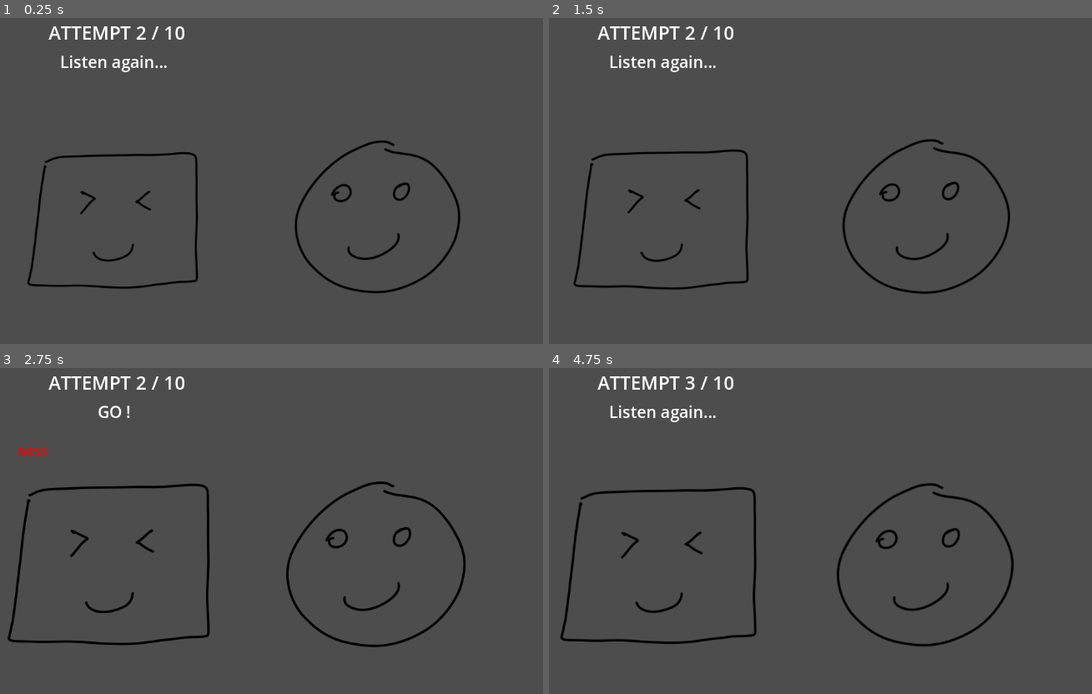
Above: before the commit, frames 1-4 (two rows, left to right).
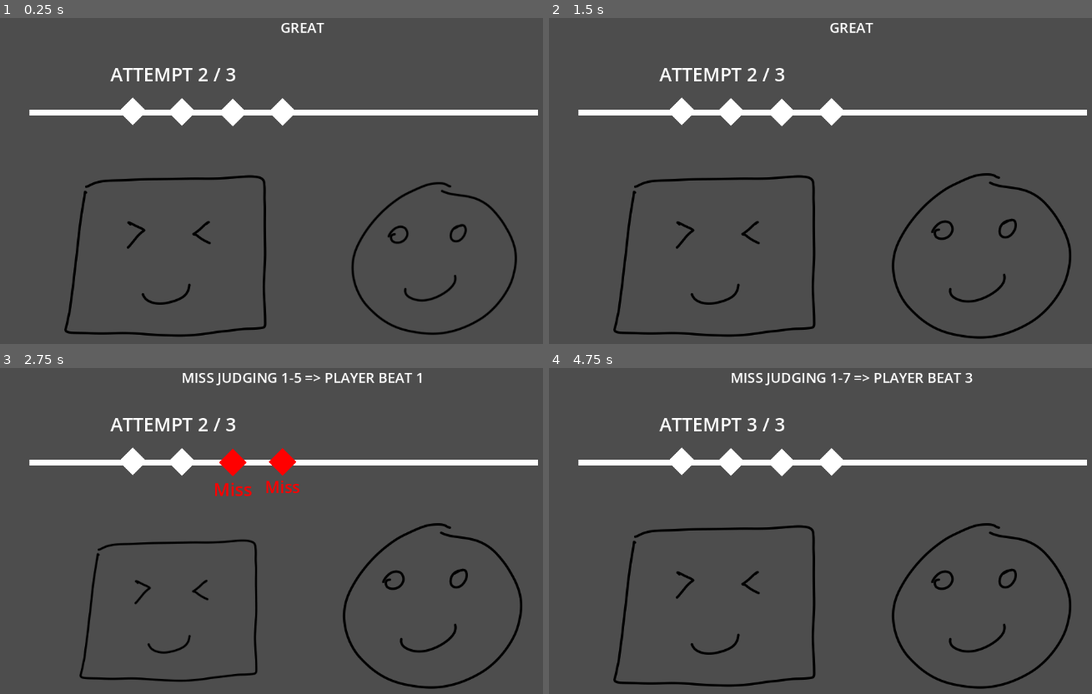
Above: after the commit, the same moments.

Repository: edralzar/gwj-86
Game: Godot game, scene res://scene_1.tscn
Two runs of this game, one before a commit and one after it. Both use one fixed random seed, a clock stepped at 60 frames per second and the inputs below. Sound files missing from this copy of the repository are replaced by a short silence.
Inputs:
- Up to frame 1 (0.25 s): no input
- Up to frame 2 (1.5 s): tap A (Note1) at 0.6 s; tap D (Note2) at 1.35 s
- Up to frame 3 (2.75 s): tap W (Note3) at 2.1 s
- Up to frame 4 (4.75 s): tap S (Note4) at 2.85 s; tap A (Note1) at 3.6 s; tap D (Note2) at 4.35 s

The runs differ from the first frame. In frame 1, 7.5% of the frame differs, in the area x 4-100%, y 1-98%; in frame 2, 7.7%; in frame 3, 8.4%; in frame 4, 8.5%, in the area x 1-100%, y 1-99%.

Commit message:
Refactor beat lambda, use NoteMarker

Diff:
--- a/node_2d.gd
+++ b/node_2d.gd
@@ -1,7 +1,6 @@
 extends Node2D
 
 @onready var r: RhythmNotifier = $RhythmNotifier
-@onready var guide: Label = $GuideLabel
 @onready var progress: Label = $ProgressLabel
 @onready var judge: Label = $JudgeLabel
 @onready var synth: SamplerInstrument2D = $Sampler2D
@@ -11,70 +10,85 @@
 @export var responses : Array[String] = [ "D", "D", "D", "D"]
 @export var max_attempts : int = 2
 
+var playerMarkers: Array[NoteMarker]
+
 var pTween: Tween
 var oTween: Tween
-var jTween: Tween
 var tweenBeat: float
 var attempt: int = 0
 var playerTurn: bool = false
+var playerBeat: int = -1
+var otherBeat: int = -1
 var stop := false
 var beatsPlayed: Dictionary = {}
 
 func _ready() -> void:
 	var beatMs := r.beat_length
-	r.beats(1).connect(func(count): # General animation and tracking of attempts
+	playerMarkers = [
+		$ProgressLabel/NoteMarker1,
+		$ProgressLabel/NoteMarker2,
+		$ProgressLabel/NoteMarker3,
+		$ProgressLabel/NoteMarker4
+	]
+
+	r.beats(1).connect(func(count):
+		# Tracking every beat -> attempt -> playerBeat vs otherBeat
 		var beat = count % beatsPerAttempt
+		playerTurn = beat >= notes.size()
+		playerBeat = beat - notes.size() if playerTurn else -1
+		otherBeat = beat if not playerTurn else -1
+		if (beat == 0):
+			attempt += 1
+			for n in playerMarkers:
+				n.newAttempt()
 		if stop:
 			#Extraneous beat, ensuring cleanup
 			judge.text = ""
-			guide.text = "The End"
+			progress.text = "The End"
 			return
-		if (beat == 0):
-			attempt += 1
-			if (attempt == max_attempts):
-				# Mark stopped and stop tweening
-				r.running = false
-				stop = true
-				oTween.stop()
-				pTween.stop()
-				jTween.stop()
-				$Player/Sprite2D.scale = Vector2.ONE
-				$Other/Sprite2D.scale = Vector2.ONE
-				await get_tree().create_timer(beatMs / 2).timeout
-				if (r.audio_stream_player): r.audio_stream_player.stop()
-				judge.text = ""
-				guide.text = "The End"
-			else:
-				# Start tweening
-				pTween = get_tree().create_tween().set_loops(4)
-				pTween.tween_property($Player/Sprite2D, "scale", Vector2(0.8 , 0.8), beatMs * 0.75)
-				pTween.tween_property($Player/Sprite2D, "scale", Vector2(1.0, 1.0), beatMs * 0.25)
-				oTween = get_tree().create_tween().set_loops(4)
-				oTween.tween_property($Other/Sprite2D, "scale", Vector2(0.9 , 0.9), beatMs * 0.75)
-				oTween.tween_property($Other/Sprite2D, "scale", Vector2(1.0, 1.0), beatMs * 0.25)
+
+		# Debug / Progress
+		progress.text = "ATTEMPT %d / %d" % [attempt+1, max_attempts]
 		print("beat %s in attempt %s [total beats %s]" % [beat, attempt, count])
-		if (beat > notes.size()):
-			_judge(beat - 1)
-	)
-	r.beats(1).connect(func(count):
-		var beat = count % beatsPerAttempt
-		playerTurn = beat >= notes.size()
-		progress.text = "ATTEMPT %d / %d" % [attempt+1, max_attempts]
+
+		# General animation
+		# Start tweening
+		if (playerBeat == 0):
+			pTween = get_tree().create_tween().set_loops(responses.size()-1)
+			pTween.tween_property($Player/Sprite2D, "scale", Vector2(0.8 , 0.8), beatMs * 0.75)
+			pTween.tween_property($Player/Sprite2D, "scale", Vector2(1.0, 1.0), beatMs * 0.25)
+		elif (otherBeat == 0):
+			oTween = get_tree().create_tween().set_loops(notes.size()-1)
+			oTween.tween_property($Other/Sprite2D, "scale", Vector2(0.9 , 0.9), beatMs * 0.75)
+			oTween.tween_property($Other/Sprite2D, "scale", Vector2(1.0, 1.0), beatMs * 0.25)
+		if (beat == 0 and attempt == max_attempts):
+			# Mark stopped and stop tweening
+			r.running = false
+			stop = true
+			oTween.stop()
+			pTween.stop()
+			$Player/Sprite2D.scale = Vector2.ONE
+			$Other/Sprite2D.scale = Vector2.ONE
+			await get_tree().create_timer(beatMs / 2).timeout
+			$AudioStreamPlayer.stop()
+			judge.text = ""
+			progress.text = "The End"
+			return
+
+
+		# Positional Audio and Judging
 		if (not playerTurn):
 			$ListeningListener2D.make_current()
-			judge.text = ""
-			judge.label_settings.font_color = Color.WHITE
-			judge.label_settings.outline_color = Color.WHITE
-			guide.text = "Listen..." if (attempt == 0) else "Listen again..."
+			playerMarkers.all(func(m: NoteMarker): m.newAttempt())
 			synth.play_note(notes[beat], 4)
 		else:
 			$PlayingListener2D.make_current()
-			guide.text = "GO !"
+			_judge(beat)
 	)
-	#r.audio_stream_player.play()
+	$AudioStreamPlayer.play()
 	r.running = true
 
-func _process(delta: float) -> void:
+func _process(_delta: float) -> void:
 	var note = null
 	if (Input.is_action_just_pressed("Note1")):
 		note = "D"
@@ -95,21 +109,17 @@
 
 func _judge(beat: int):
 	var curBeat = str(attempt, "-", beat)
-	print("Judging %s" % curBeat)
-	var beatMs := r.beat_length
-	jTween = get_tree().create_tween()
-	jTween.tween_property(judge.label_settings, "font_size", 18, beatMs / 4)
-	jTween.tween_property(judge.label_settings, "font_size", 24, beatMs /4)
+	var debugMsg = "Judging %s => player beat %s" % [curBeat, playerBeat]
+	print(debugMsg)
+	await get_tree().create_timer(0.2).timeout
 	var played = beatsPlayed.get(curBeat)
+	var marker = playerMarkers[playerBeat]
 	if not played:
-		judge.text = "MISS"
-		judge.label_settings.font_color = Color.RED
-		judge.label_settings.outline_color = Color.DARK_RED
+		judge.text = "MISS %s" % debugMsg
+		marker.markJudged(0)
 	elif played == responses[beat - notes.size()]:
-		judge.text = "GREAT"
-		judge.label_settings.font_color = Color.GREEN
-		judge.label_settings.outline_color = Color.DARK_GREEN
+		judge.text = "GREAT %s" % debugMsg
+		marker.markJudged(3)
 	else:
-		judge.text = "WRONG"
-		judge.label_settings.font_color = Color.RED
-		judge.label_settings.outline_color = Color.DARK_RED
+		judge.text = "WRONG %s" % debugMsg
+		marker.markJudged(1)
--- a/note_marker.tscn
+++ b/note_marker.tscn
@@ -1,9 +1,6 @@
-[gd_scene load_steps=3 format=3 uid="uid://b4y00kwaq4bt7"]
+[gd_scene load_steps=2 format=3 uid="uid://b4y00kwaq4bt7"]
 
 [ext_resource type="Script" uid="uid://dwj3vn0yhu6i3" path="res://note_marker.gd" id="1_bk2y7"]
-
-[sub_resource type="LabelSettings" id="LabelSettings_bk2y7"]
-font_size = 24
 
 [node name="NoteMarker" type="Node2D"]
 script = ExtResource("1_bk2y7")
@@ -18,6 +15,5 @@
 offset_right = 80.0
 offset_bottom = 58.0
 text = "Great"
-label_settings = SubResource("LabelSettings_bk2y7")
 horizontal_alignment = 1
 vertical_alignment = 1
--- a/scene_1.tscn
+++ b/scene_1.tscn
@@ -4,14 +4,12 @@
 [ext_resource type="Script" uid="uid://dos3qhffr4v0a" path="res://addons/rhythm_notifier/rhythm_notifier.gd" id="2_knagl"]
 [ext_resource type="AudioStream" uid="uid://dx4y4o0d0y0ss" path="res://assets/bassline.wav" id="3_t0rxu"]
 [ext_resource type="PackedScene" uid="uid://dsed6rjvxprh6" path="res://Player.tscn" id="4_knagl"]
+[ext_resource type="PackedScene" uid="uid://b4y00kwaq4bt7" path="res://note_marker.tscn" id="4_t0rxu"]
 [ext_resource type="Script" uid="uid://cj6hclpsngu82" path="res://player.gd" id="5_kl852"]
 [ext_resource type="PackedScene" uid="uid://ce3rng3nvdp5i" path="res://other.tscn" id="6_4nmru"]
 [ext_resource type="Script" uid="uid://dtpmtwvvk0ac7" path="res://addons/SimpleSampler/sample_resource.gd" id="8_mjd5i"]
 [ext_resource type="Resource" uid="uid://d085rl7odvhas" path="res://assets/samples/synth/B4.tres" id="9_0qqw6"]
 [ext_resource type="Script" uid="uid://bcwt5giabpceq" path="res://addons/SimpleSampler/sampler_instrument_2D.gd" id="11_2fno3"]
-
-[sub_resource type="LabelSettings" id="LabelSettings_jl8ns"]
-font_size = 28
 
 [sub_resource type="LabelSettings" id="LabelSettings_t0rxu"]
 font_size = 32
@@ -20,8 +18,13 @@
 font_size = 24
 
 [node name="Scene1" type="Node2D"]
+position = Vector2(98, 72)
 script = ExtResource("1_1abo5")
-max_attempts = 10
+max_attempts = 3
+
+[node name="AudioStreamPlayer" type="AudioStreamPlayer" parent="."]
+stream = ExtResource("3_t0rxu")
+volume_db = -8.901
 
 [node name="RhythmNotifier" type="Node" parent="."]
 script = ExtResource("2_knagl")
@@ -29,20 +32,6 @@
 beat_length = 0.42857142857142855
 running = true
 metadata/_custom_type_script = "uid://dos3qhffr4v0a"
-
-[node name="AudioStreamPlayer" type="AudioStreamPlayer" parent="RhythmNotifier"]
-stream = ExtResource("3_t0rxu")
-volume_db = -8.901
-
-[node name="GuideLabel" type="Label" parent="."]
-offset_left = 87.0
-offset_top = 71.0
-offset_right = 478.0
-offset_bottom = 106.0
-text = "Wait..."
-label_settings = SubResource("LabelSettings_jl8ns")
-horizontal_alignment = 1
-vertical_alignment = 1
 
 [node name="ProgressLabel" type="Label" parent="."]
 offset_left = 92.0
@@ -54,15 +43,38 @@
 horizontal_alignment = 1
 vertical_alignment = 1
 uppercase = true
+metadata/_edit_use_anchors_ = true
+
+[node name="Line2D" type="Line2D" parent="ProgressLabel"]
+position = Vector2(-92, 1)
+points = PackedVector2Array(38, 106, 917, 106)
+
+[node name="CursorSpawn" type="Marker2D" parent="ProgressLabel"]
+position = Vector2(763, 107)
+
+[node name="CursorDeath" type="Marker2D" parent="ProgressLabel"]
+position = Vector2(48, 108)
+
+[node name="NoteMarker1" parent="ProgressLabel" instance=ExtResource("4_t0rxu")]
+position = Vector2(384, 106)
+
+[node name="NoteMarker2" parent="ProgressLabel" instance=ExtResource("4_t0rxu")]
+position = Vector2(298, 107)
+
+[node name="NoteMarker3" parent="ProgressLabel" instance=ExtResource("4_t0rxu")]
+position = Vector2(210, 106)
+
+[node name="NoteMarker4" parent="ProgressLabel" instance=ExtResource("4_t0rxu")]
+position = Vector2(125, 105)
 
 [node name="JudgeLabel" type="Label" parent="."]
 anchors_preset = 5
 anchor_left = 0.5
 anchor_right = 0.5
-offset_left = 35.0
-offset_top = 136.0
-offset_right = 246.0
-offset_bottom = 182.0
+offset_left = 405.0
+offset_top = -64.0
+offset_right = 616.0
+offset_bottom = -18.0
 grow_horizontal = 2
 size_flags_horizontal = 6
 text = "GREAT"
@@ -70,6 +82,7 @@
 horizontal_alignment = 1
 vertical_alignment = 1
 uppercase = true
+metadata/_edit_use_anchors_ = true
 
 [node name="Other" parent="." instance=ExtResource("6_4nmru")]
 position = Vector2(739, 360)
